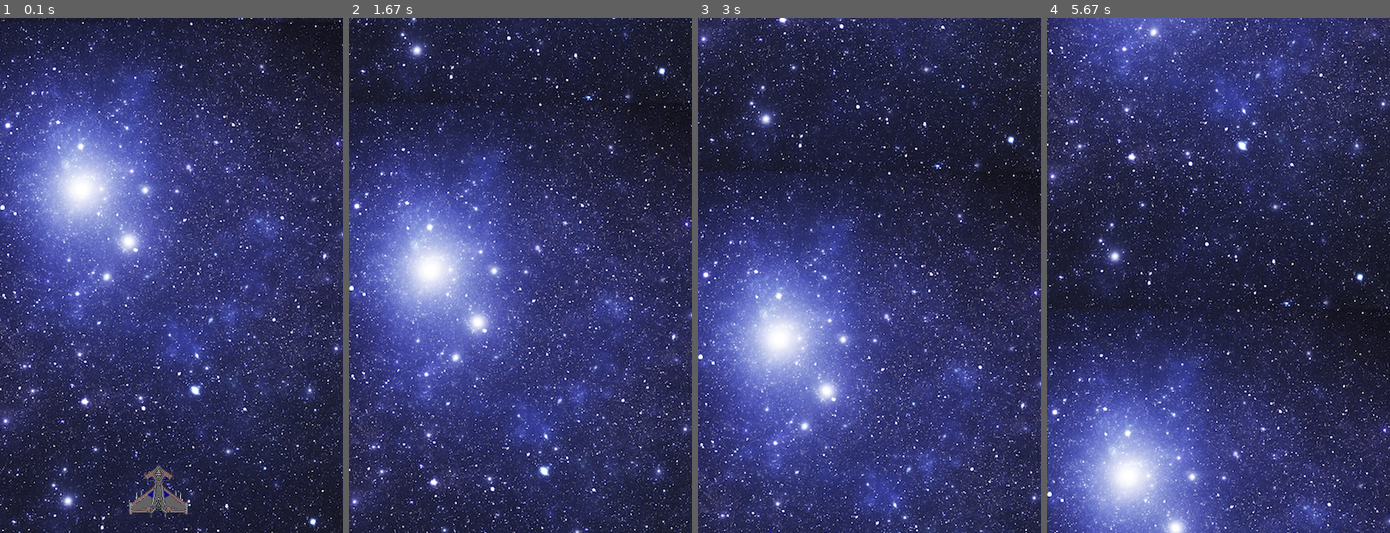
Above: before the commit, frames 1-4 (left to right).
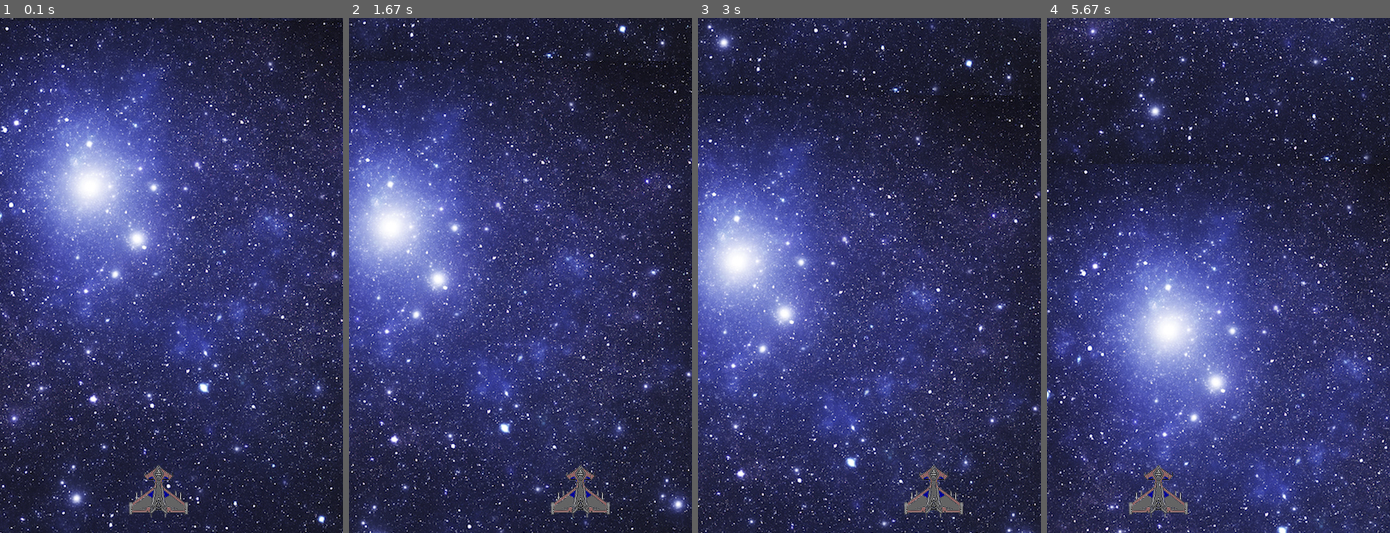
Above: after the commit, the same moments.

Repository: pdevezeaud/Python_Game_Pygame
Game: pygame game, started from main.py
The game is run twice, just before and just after one commit, with the same random seed, the same clock (stepped at 60 frames per second) and the same inputs.
Inputs:
- Up to frame 1 (0.1 s): no input
- Up to frame 2 (1.67 s): hold Right 0.33-0.8 s; hold Right 0.83-1.3 s; hold Left from 1.33 s (still down)
- Up to frame 3 (3 s): release Left at 1.87 s; hold Left 1.9-2.3 s; hold Right 2.33-2.97 s
- Up to frame 4 (5.67 s): hold Left 3-3.47 s; hold Right 3.5-3.97 s; hold Right 4-4.47 s; hold Left 4.5-5.03 s; hold Left 5.07-5.47 s; hold Right from 5.5 s (still down)

The runs differ from the first frame. In frame 1, 32% of the frame differs, in the area x 0-100%, y 0-100%; in frame 2, 53%; in frame 3, 60%; in frame 4, 79%.

Commit message:
ajout deplacement fond sur x (lateralement)

Diff:
--- a/main.py
+++ b/main.py
@@ -10,7 +10,7 @@
 screen = pygame.display.set_mode((400,600))
 
 #CHARGEMENT IMAGE DE FOND
-background = pygame.image.load('ressource/ressource/fond.jpg').convert()
+background = pygame.image.load('ressource/ressource/fond.jpg')
 
 #creation instance de game (qui lance player)
 game = Game()
@@ -22,15 +22,20 @@
 #boucle d'animation
 running = True
 while running:
-    #Defilement fond ecran
 
-    y_background += 1
+
+    #Defilement fond ecran en y
+    y_background += 0.5
+
+    #Defilement fond ecran en x
+    x_background = int(-0.66 * game.player.rect.x)
+
     if y_background < 619:
-        screen.blit(background,(-109,y_background))
-        screen.blit(background,(-109,y_background - 619))
+        screen.blit(background,(x_background,int(y_background)))
+        screen.blit(background,(x_background,int(y_background - 619)))
     else:
         y_background = 0
-        screen.blit(background,(-109,y_background))
+        screen.blit(background,int(x_background,int(y_background)))
 
     screen.blit(game.player.image,game.player.rect)
     #print(player.rect)
@@ -54,6 +59,10 @@
             game.pressed[event.key] = False
 
     #print(game.pressed)
+    # si la touche droit est pressé et que le player + ajout de la taille player est plus petit que la taille ecran alors à droite
 
-    if game.pressed.get(pygame.K_RIGHT):
+    if game.pressed.get(pygame.K_RIGHT) and game.player.rect.x + game.player.rect.width < screen.get_width():
         game.player.move_right()
+
+    if game.pressed.get(pygame.K_LEFT) and game.player.rect.x > 0:
+        game.player.move_left()
